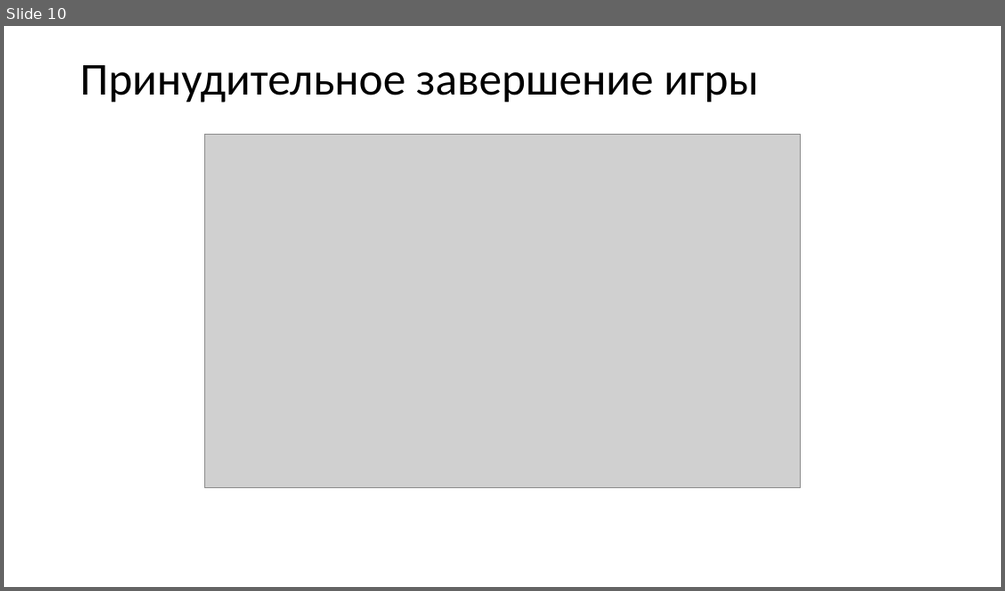
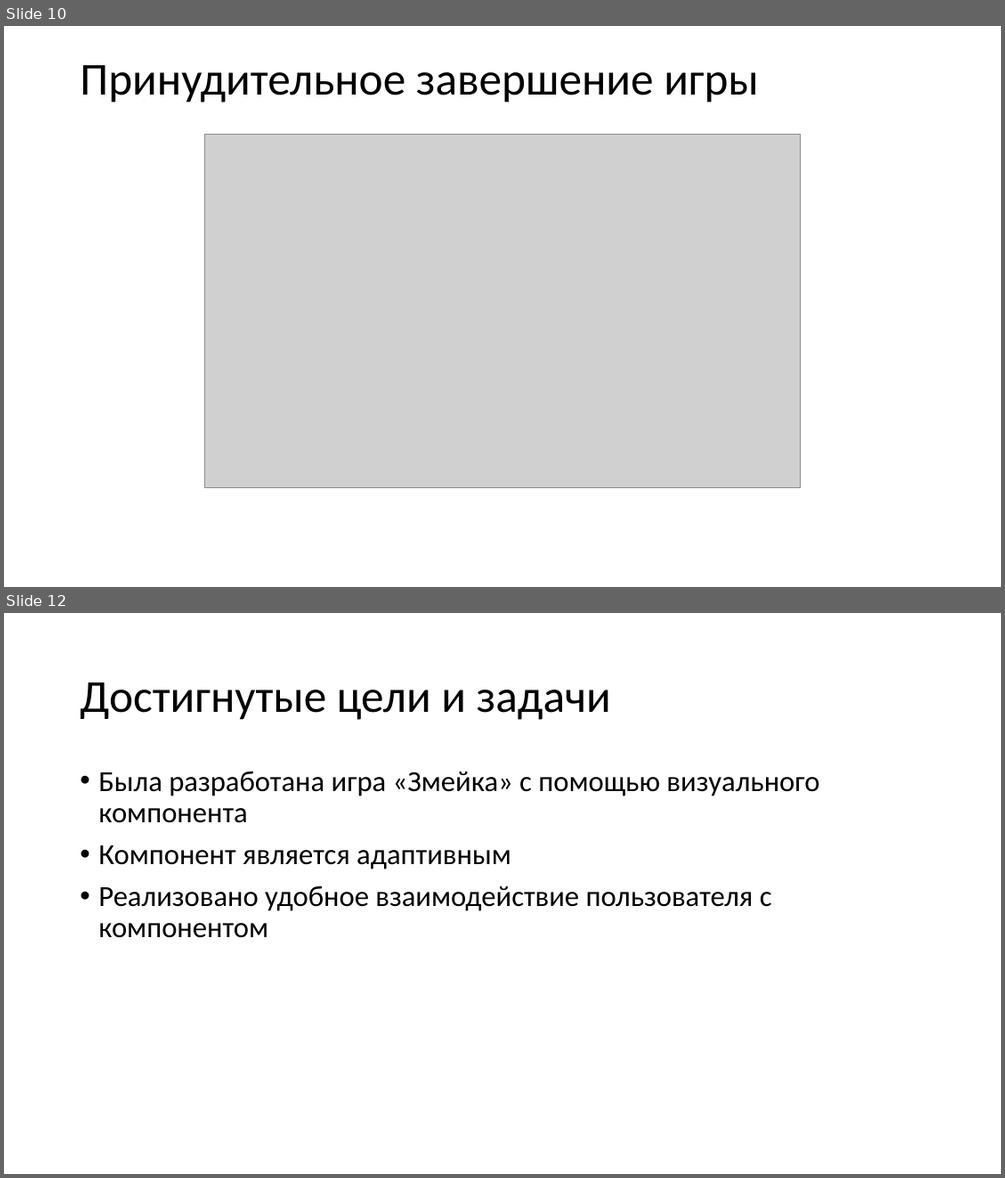
Before and after one commit to 1NiKuz1/snake, a slide deck: выступление/Презентация к курсовому проекту.pptx. Shown one above the other, each under a label of ours: slide 10 before the commit, slides 10 and 12 after it; the slides between them are not shown. The pictures are 1005x591 and 1005x1178 pixels, drawn with LibreOffice and Linux fonts; fonts in the diff are those of the drawing; grey boxes stand for pictures. Boxes give left, top, right and bottom in pixels: in the first picture for what was removed or moved away, otherwise in the second. Text is boxed around its words. In the diff, an @@ line names an element or a change of style, - is before the commit and + after.

```diff
--- a/выступление/Презентация к курсовому проекту.pptx
+++ b/выступление/Презентация к курсовому проекту.pptx
@@ slide 12 added at (4,613,1001,1174), background #FFFFFF @@
@@ title added at (80,682,611,720), 44 pt, text #000000 @@
+Достигнутые цели и задачи
@@ text added at (98,771,819,938), 28 pt, text #000000 @@
+• Была разработана игра «Змейка» с помощью визуального компонента
+• Компонент является адаптивным
+• Реализовано удобное взаимодействие пользователя с компонентом
```
Also in this commit, not shown: 1 slide changed, 3 other slides added, 3 slides removed, 3 other files.
